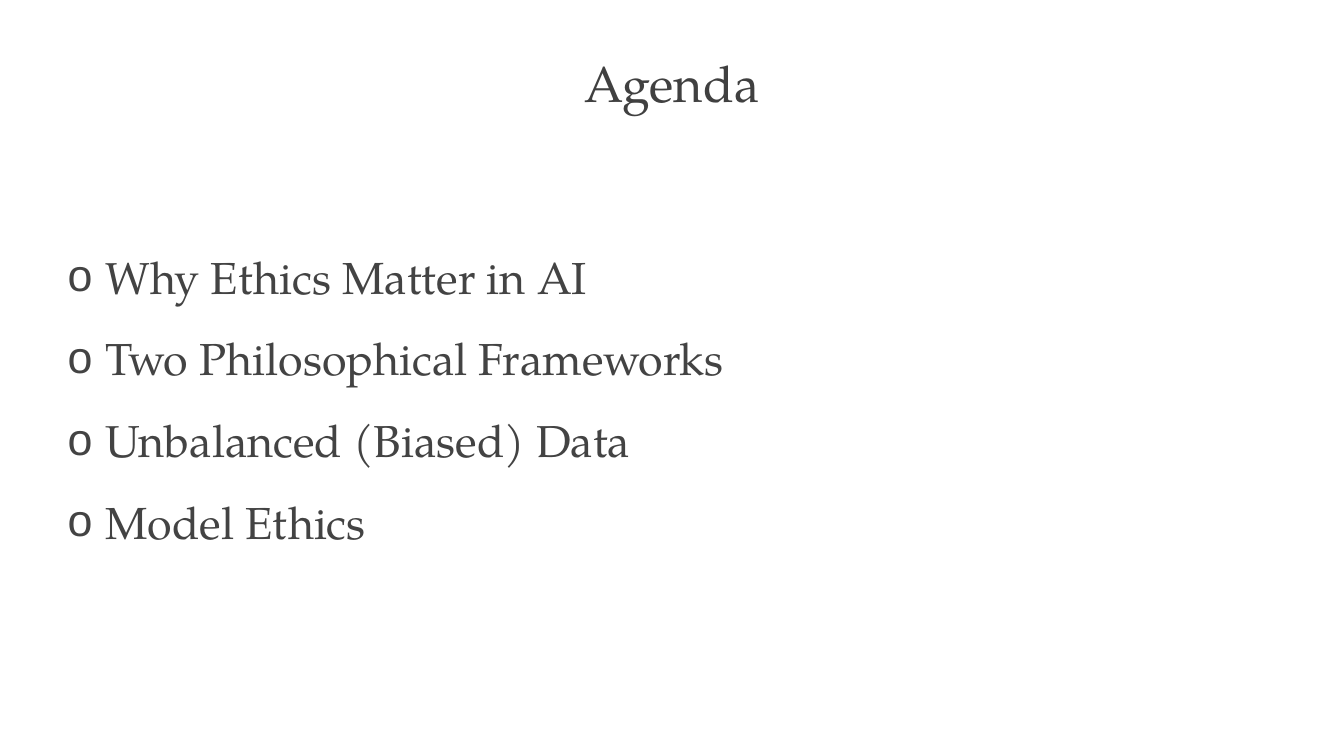
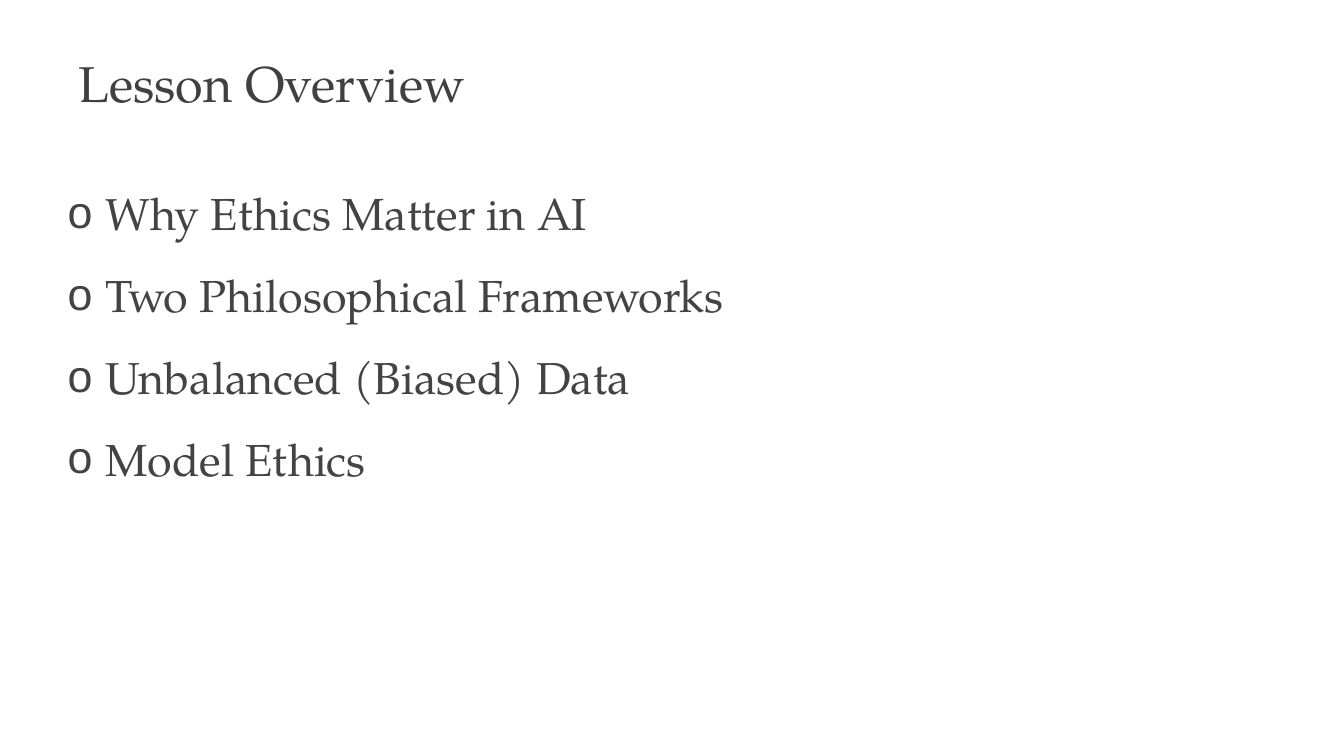
Before and after one commit to PracticumAI/ethics, a slide deck: slide 2 of presentations/01_ethics.pptx. Drawn at 1344x756 pixels with LibreOffice and Linux fonts; fonts in the diff are those of the drawing. Boxes give left, top, right and bottom in pixels: in the first picture for what was removed or moved away, otherwise in the second. Text is boxed around its words. In the diff, an @@ line names an element or a change of style, - is before the commit and + after.

Commit message:
Minor updates to the Ethics presentation.

```diff
--- a/presentations/01_ethics.pptx
+++ b/presentations/01_ethics.pptx
@@ title at [78,66,465,103]: text changed @@
-Agenda
+Lesson Overview
@@ text "Why Ethics Matter in AI": place and size @@
-text "Why Ethics Matter in AI" at [106,261,724,540]
+text "Why Ethics Matter in AI" at [106,197,724,477]
```
Also in this commit, not shown: 1 other slide changed.
